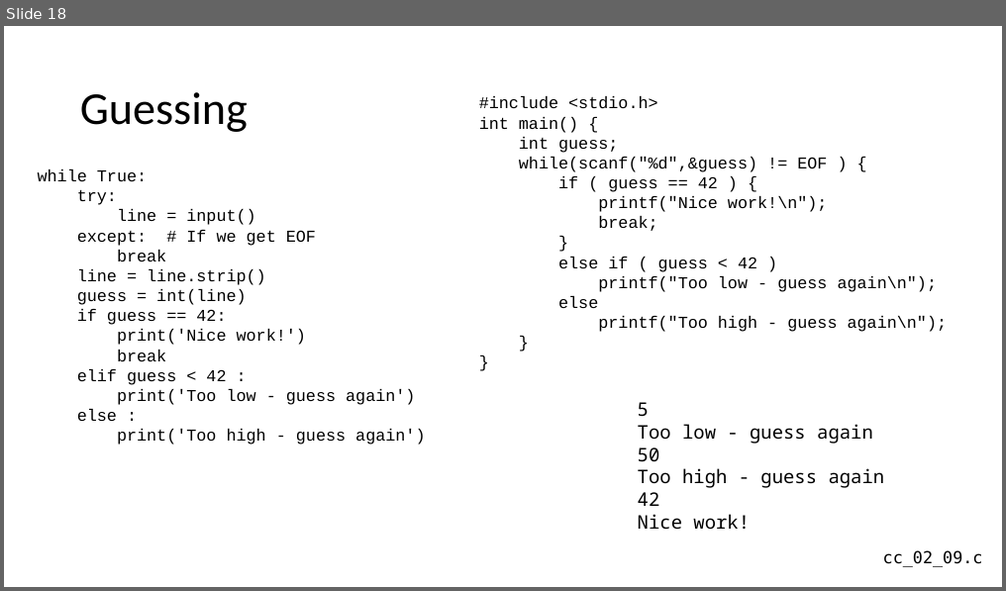
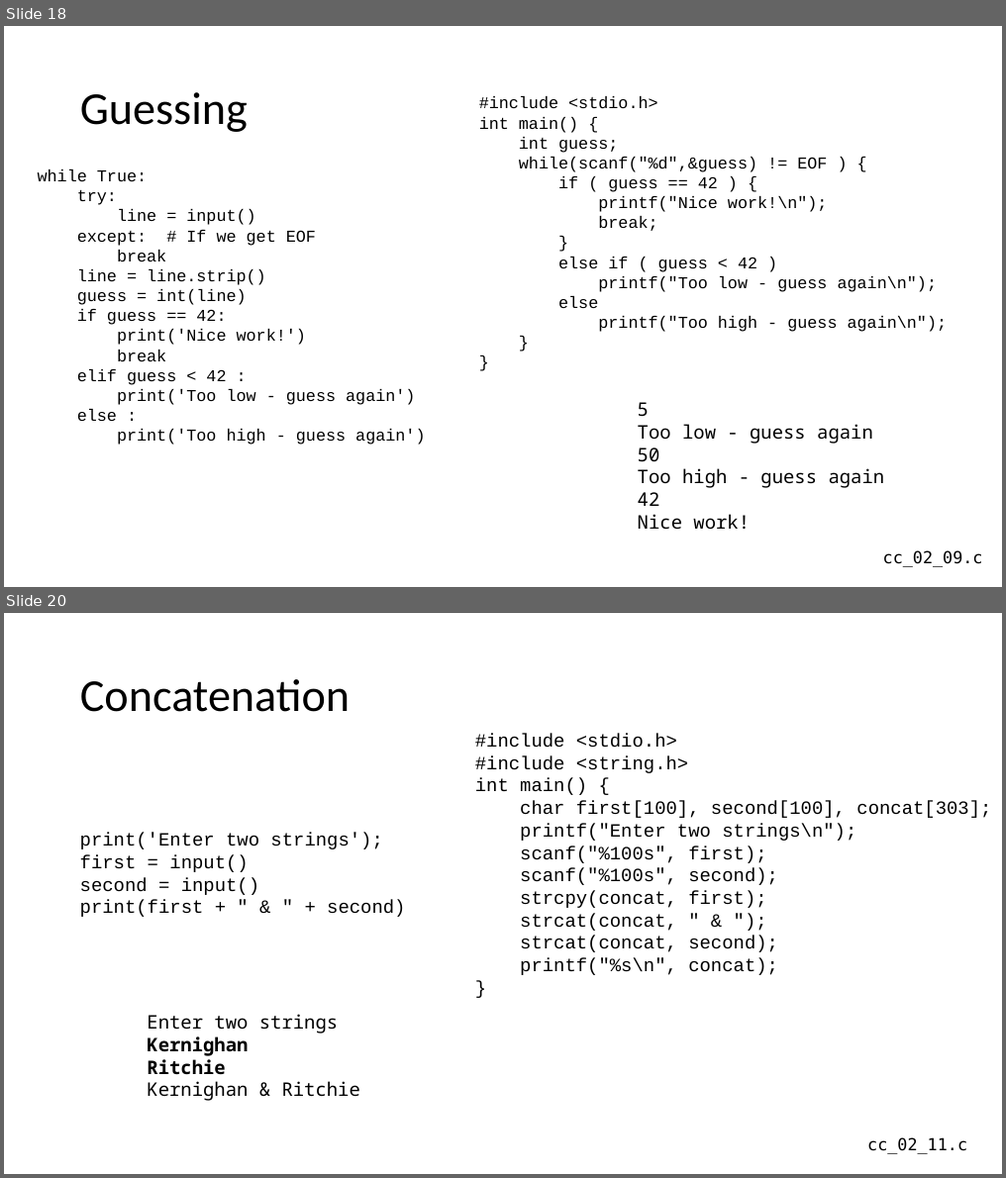
Before and after one commit to csev/cc4e, a slide deck: lectures/CC-02-Python.pptx. Shown one above the other, each under a label of ours: slide 18 before the commit, slides 18 and 20 after it; the slides between them are not shown. The pictures are 1006x591 and 1006x1178 pixels, drawn with LibreOffice and Linux fonts; fonts in the diff are those of the drawing. Boxes give left, top, right and bottom in pixels: in the first picture for what was removed or moved away, otherwise in the second. Text is boxed around its words. In the diff, an @@ line names an element or a change of style, - is before the commit and + after.

```diff
--- a/lectures/CC-02-Python.pptx
+++ b/lectures/CC-02-Python.pptx
@@ slide 20 added at box(4, 613, 1002, 1174), background #FFFFFF @@
@@ title added at box(80, 679, 350, 712), 44 pt, text #000000 @@
+Concatenation
@@ text added at box(475, 734, 991, 975), 18 pt, text #000000 @@
+#include <stdio.h>
+#include <string.h>
+int main() {
+char first[100], second[100], concat[303];
+printf("Enter two strings\n");
+scanf("%100s", first);
+scanf("%100s", second);
+strcpy(concat, first);
+strcat(concat, " & ");
+strcat(concat, second);
+printf("%s\n", concat);
+}
@@ text added at box(80, 833, 405, 917), 18 pt, text #000000 @@
+print('Enter two strings');
+first = input()
+second = input()
+print(first + " & " + second)
@@ text added at box(147, 1014, 360, 1101), 18 pt, text #000000 @@
+Enter two strings
+Kernighan
+Ritchie
+Kernighan & Ritchie
@@ text added at box(867, 1138, 967, 1155), 16 pt, text #000000 @@
+cc_02_11.c
```
Also in this commit, not shown: 2 slides changed, 5 other files.
